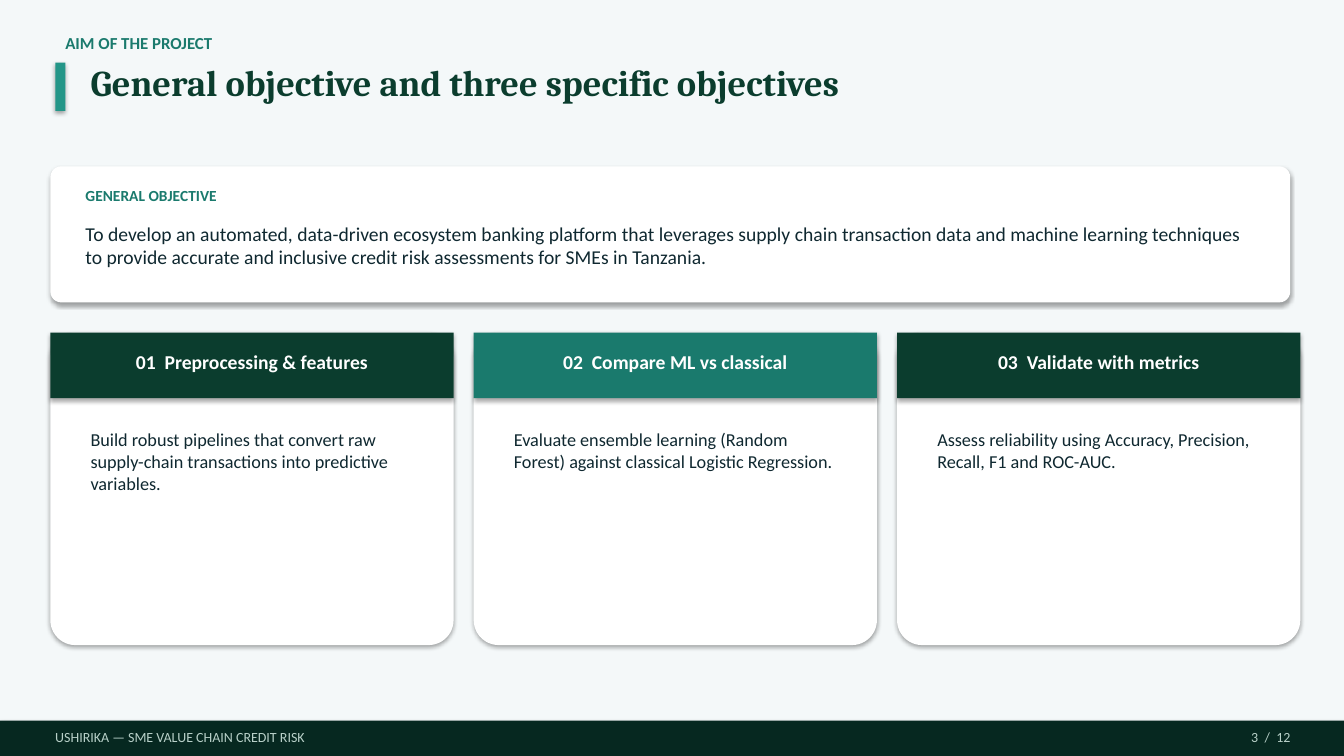
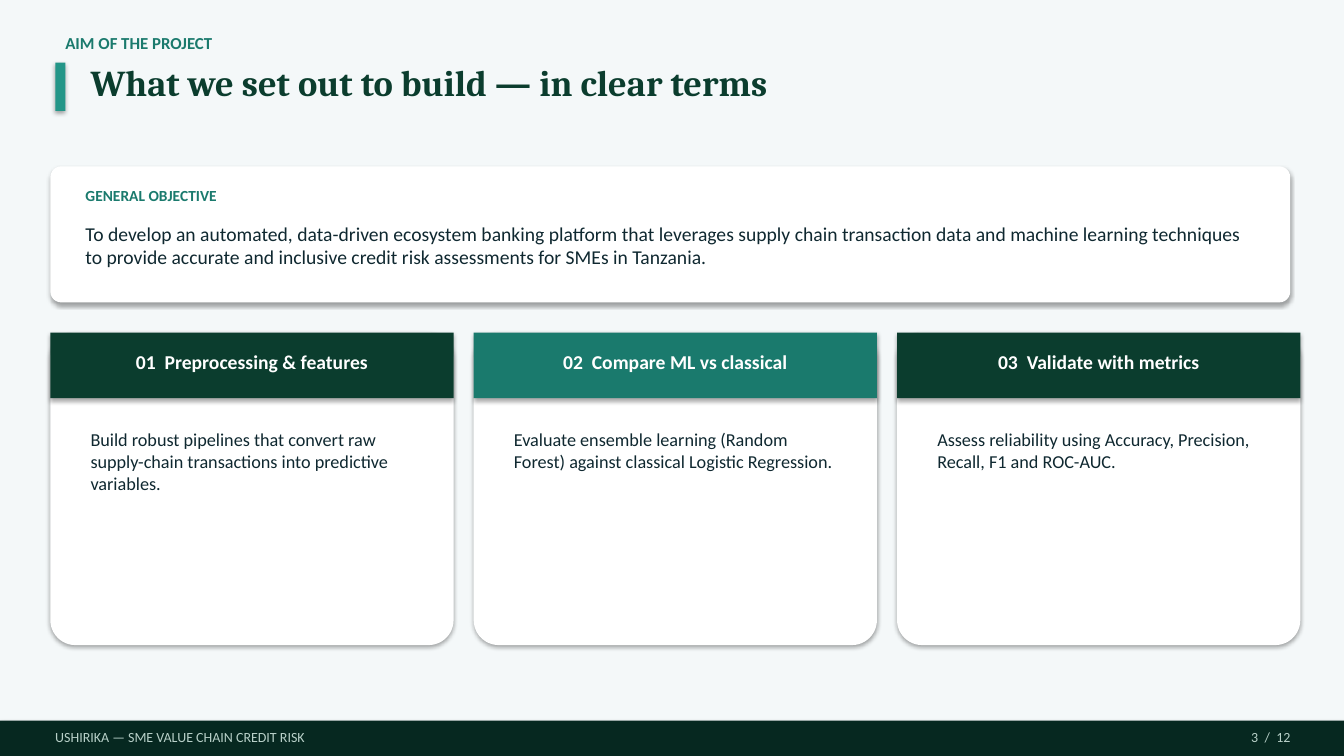
Before and after one commit to Dmmkuliku/ushirika-sme-credit, a slide deck: slide 3 of Presentation/Ushirika_Group15_Defence_v13.pptx. Drawn at 1344x756 pixels with LibreOffice and Linux fonts; fonts in the diff are those of the drawing. Boxes give left, top, right and bottom in pixels: in the first picture for what was removed or moved away, otherwise in the second. Text is boxed around its words. In the diff, an @@ line names an element or a change of style, - is before the commit and + after.

```diff
--- a/Presentation/Ushirika_Group15_Defence_v13.pptx
+++ b/Presentation/Ushirika_Group15_Defence_v13.pptx
@@ text at [91,70,768,97]: text changed @@
-General objective and three specific objectives
+What we set out to build — in clear terms
```
Also in this commit, not shown: 3 other slides changed, 25 other files.
